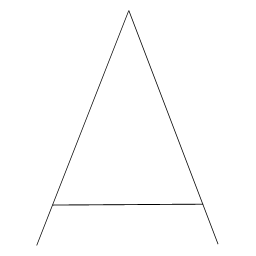
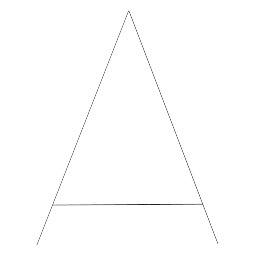
Two versions of the same layered image (256×256). Layer-by-layer changes:
painted on "Shape 2", masked it over (x1=128, y1=10, x2=219, y2=245)
painted on "Shape 3", masked it over (x1=52, y1=203, x2=204, y2=206)
painted on "Shape 1", masked it over (x1=36, y1=10, x2=129, y2=246)
